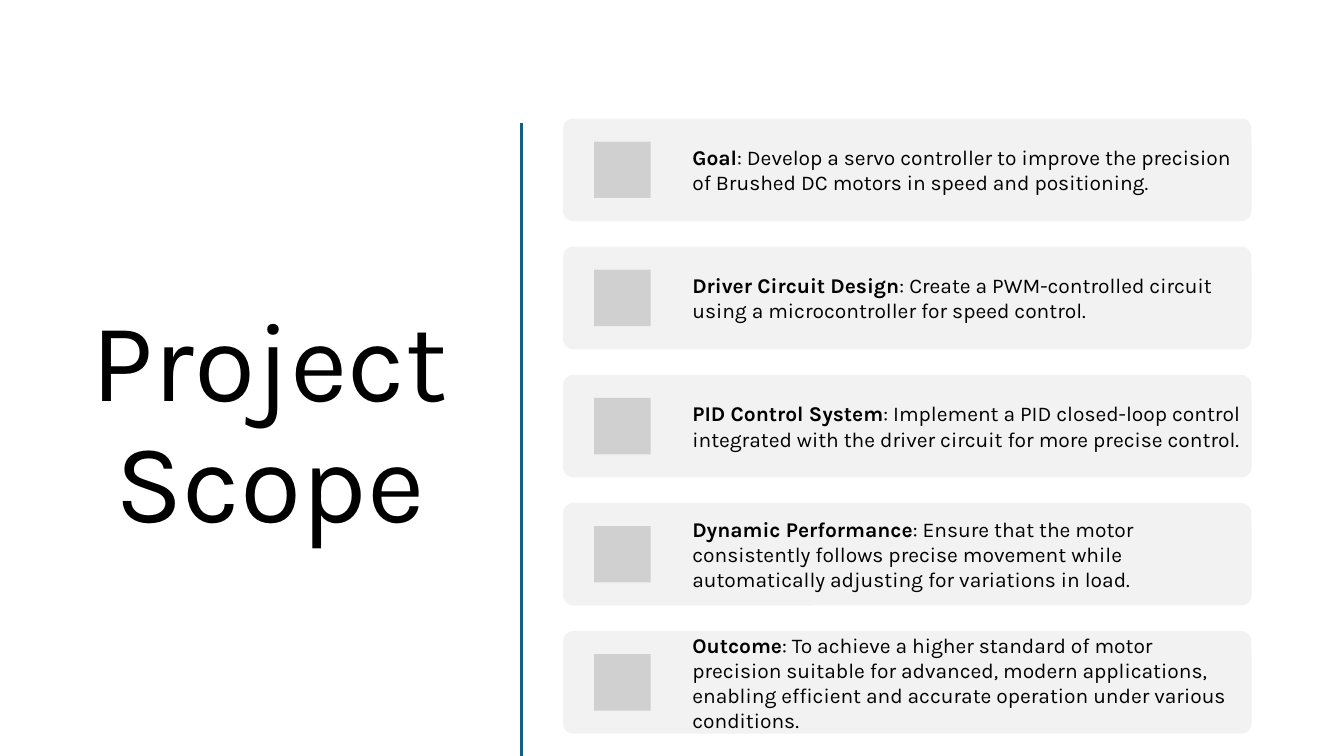
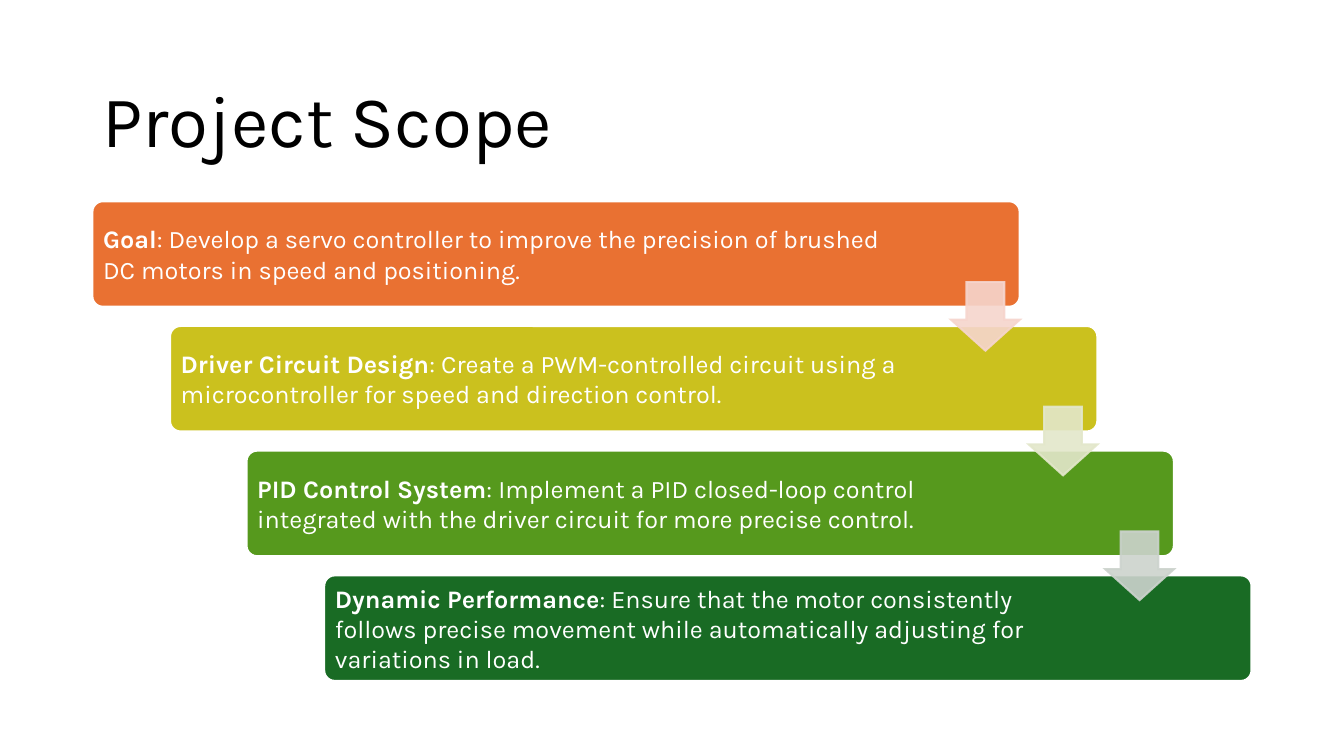
Before and after one commit to BashirAbu/FYP, a slide deck: slide 5 of FYP_1/presentation/FYP1.pptx. Drawn at 1344x756 pixels with LibreOffice and Linux fonts; fonts in the diff are those of the drawing; grey boxes stand for pictures. Boxes give left, top, right and bottom in pixels: in the first picture for what was removed or moved away, otherwise in the second. Text is boxed around its words. In the diff, an @@ line names an element or a change of style, - is before the commit and + after.

```diff
--- a/FYP_1/presentation/FYP1.pptx
+++ b/FYP_1/presentation/FYP1.pptx
@@ text "Project Scope": place and size @@
-text "Project Scope" at [92, 324, 448, 549]
+text "Project Scope" at [102, 97, 552, 164]
@@ text "Project Scope" at [102, 97, 552, 164]: size 80 to 52 pt; alignment centre to left @@
@@ line removed from (521, 125) to (521, 755) @@
@@ text at [103, 230, 879, 285]: text changed; size 15 to 18 pt; text colour #000000 to #FFFFFF @@
-Goal: Develop a servo controller to improve the precision of Brushed DC motors in speed and positioning.
+Goal: Develop a servo controller to improve the precision of brushed DC motors in speed and positioning.
@@ text at [181, 355, 896, 409]: text changed; size 15 to 18 pt; text colour #000000 to #FFFFFF @@
-Driver Circuit Design: Create a PWM-controlled circuit using a microcontroller for speed control.
+Driver Circuit Design: Create a PWM-controlled circuit using a microcontroller for speed and direction control.
@@ text "PID Control System: Implement a ..." at [257, 480, 914, 534]: size 15 to 18 pt, text colour #000000 to #FFFFFF; more space between paragraphs @@
@@ text "PID Control System: Implement a ...": place and size @@
-text "PID Control System: Implement a ..." at [692, 406, 1240, 452]
+text "PID Control System: Implement a ..." at [257, 480, 914, 534]
@@ group added at [93, 202, 1252, 682]: 4 rounded rectangles, 3 down arrows @@
@@ text "Dynamic Performance: Ensure that the ...": place and size @@
-text "Dynamic Performance: Ensure that the ..." at [692, 522, 1133, 592]
+text "Dynamic Performance: Ensure that the ..." at [335, 590, 1023, 669]
@@ text "Dynamic Performance: Ensure that the ..." at [335, 590, 1023, 669]: size 15 to 18 pt, text colour #000000 to #FFFFFF; more space between paragraphs @@
@@ group removed at [564, 119, 1252, 734]: 5 rounded rectangles, 5 pictures, 1 text @@
-Outcome: To achieve a higher standard of motor precision suitable for advanced, modern applications, enabling efficient and accurate operation under various conditions.
```
Also in this commit, not shown: 10 other slides changed, 1 slide removed, 2 other files.
